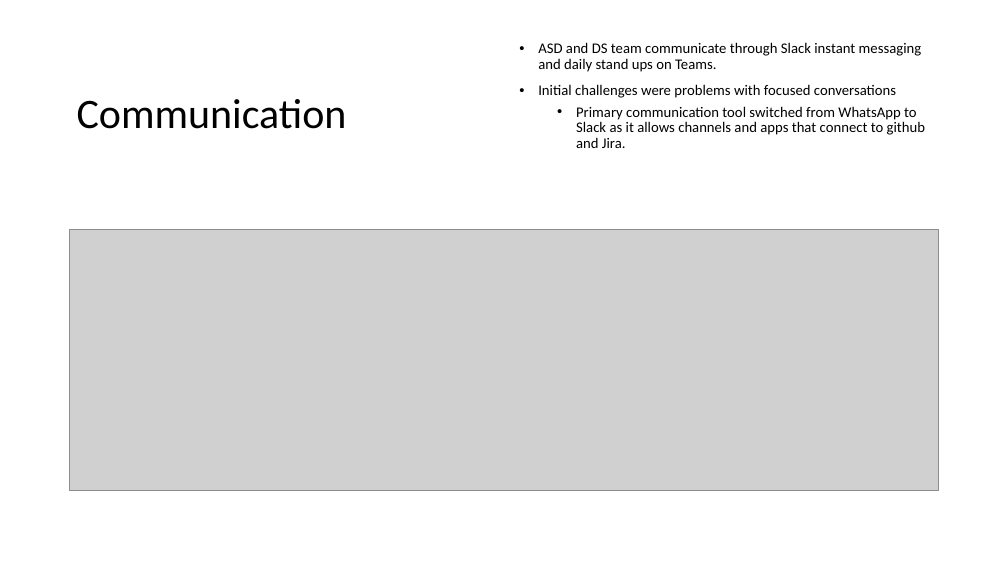
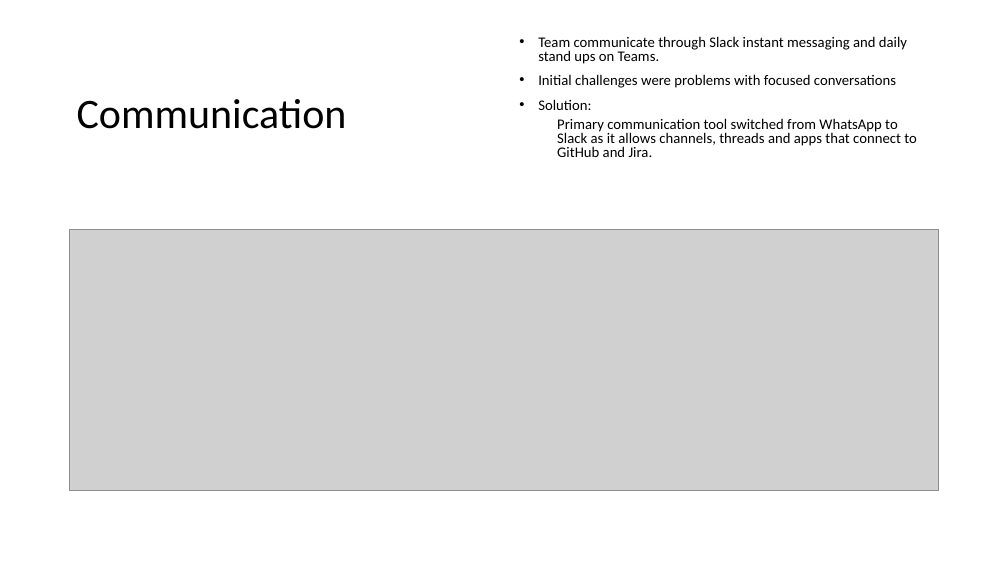
Before and after one commit to SeanMcCrossanTUD/TUD-Group-Project, a slide deck: slide 3 of Project supporting Artifacts/Friday Presentations/201023_friday_presentation.pptx. Drawn at 1008x567 pixels with LibreOffice and Linux fonts; fonts in the diff are those of the drawing; grey boxes stand for pictures. Boxes give left, top, right and bottom in pixels: in the first picture for what was removed or moved away, otherwise in the second. Text is boxed around its words. In the diff, an @@ line names an element or a change of style, - is before the commit and + after.

```diff
--- a/Project supporting Artifacts/Friday Presentations/201023_friday_presentation.pptx
+++ b/Project supporting Artifacts/Friday Presentations/201023_friday_presentation.pptx
@@ text at (x1=538, y1=36, x2=907, y2=64): text changed @@
-• ASD and DS team communicate through Slack instant messaging and daily stand ups on Teams.
+• Team communicate through Slack instant messaging and daily stand ups on Teams.
@@ text at (x1=538, y1=74, x2=896, y2=88): line spacing 0.9 to 0.8 @@
@@ text at (x1=538, y1=99, x2=917, y2=157): text changed @@
-  • Primary communication tool switched from WhatsApp to Slack as it allows channels and apps that connect to github and Jira.
+• Solution:
+  Primary communication tool switched from WhatsApp to Slack as it allows channels, threads and apps that connect to GitHub and Jira.
```
Also in this commit, not shown: 5 other slides changed, 1 slide added, 1 slide removed, 1 other file.
